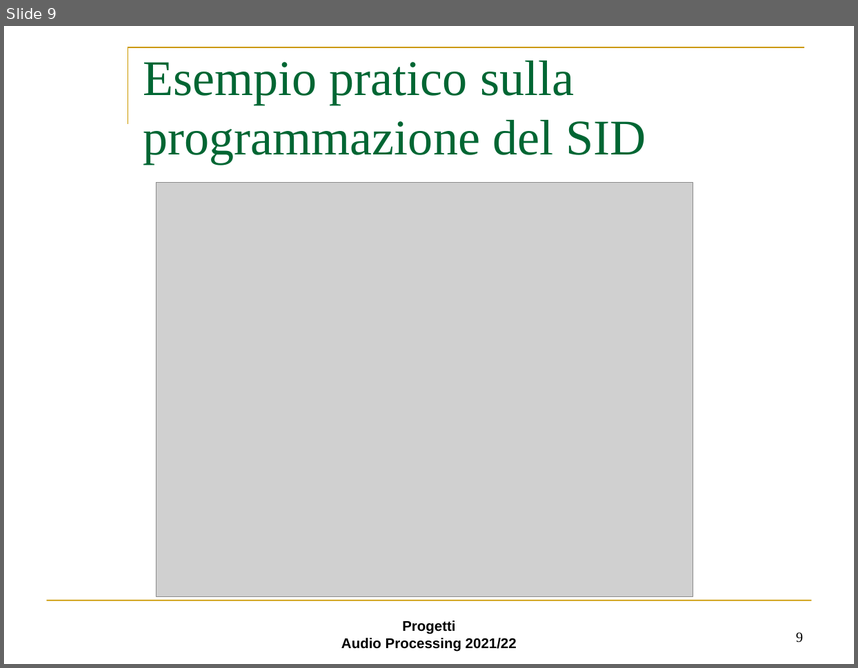
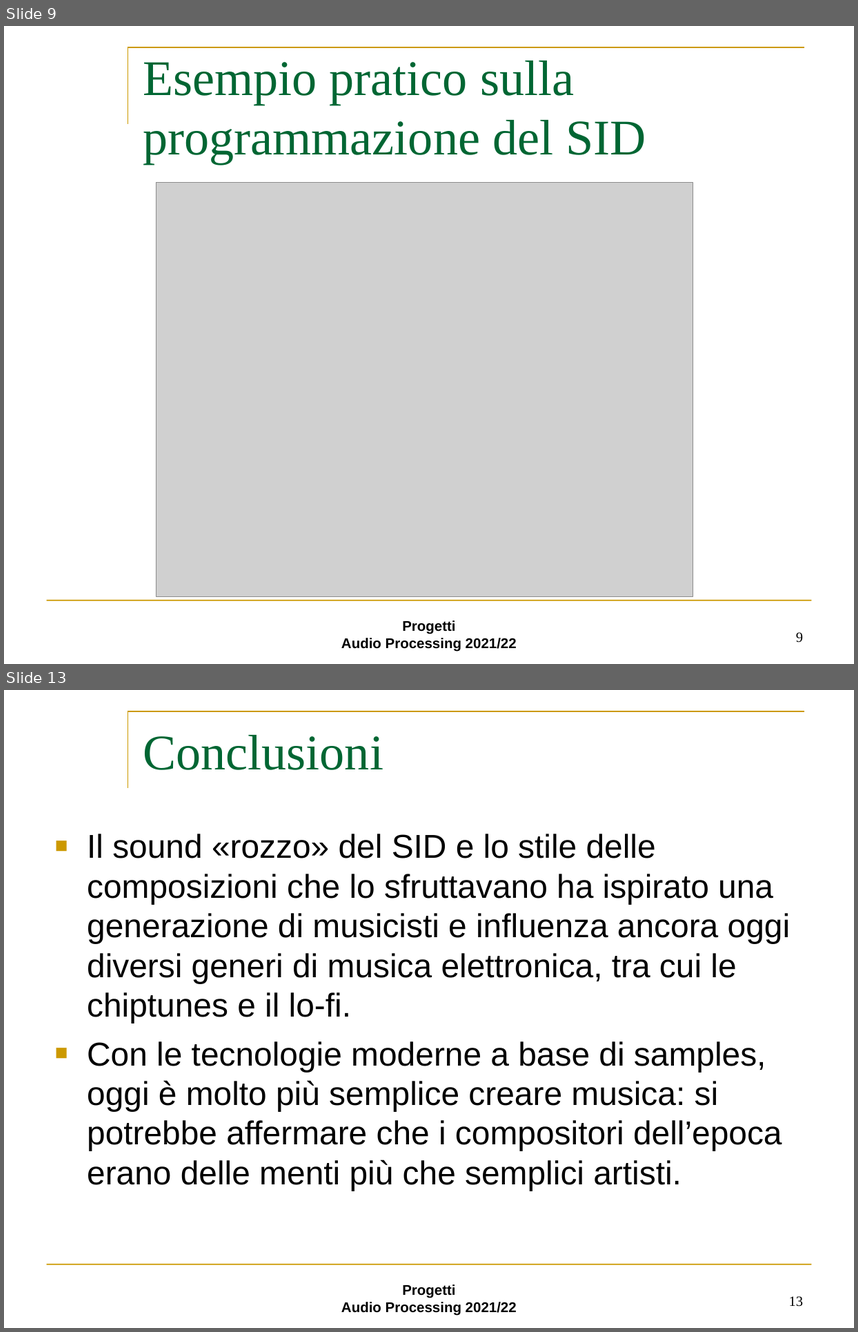
Before and after one commit to Gallo00/Progetto-AUDIO, a slide deck: step3.ppt. Shown one above the other, each under a label of ours: slide 9 before the commit, slides 9 and 13 after it; the slides between them are not shown. The pictures are 858x668 and 858x1332 pixels, drawn with LibreOffice and Linux fonts; fonts in the diff are those of the drawing; grey boxes stand for pictures; background and template pictures are left out. Boxes give left, top, right and bottom in pixels: in the first picture for what was removed or moved away, otherwise in the second. Text is boxed around its words. In the diff, an @@ line names an element or a change of style, - is before the commit and + after.

Commit message:
Aggiornamento step 3, titoli e conclusioni, mancano argomenti teorici e successori sid

```diff
--- a/step3.ppt
+++ b/step3.ppt
@@ slide 13 added at (x1=4, y1=690, x2=854, y2=1328), background #FFFFFF; not listed: 3 template elements that a slide beside it also shows @@
@@ title added at (x1=143, y1=735, x2=383, y2=770), 60 pt, text #006633 @@
+Conclusioni
@@ text added at (x1=87, y1=834, x2=791, y2=1190), 39.8 pt, text #000000 @@
+■ Il sound «rozzo» del SID e lo stile delle composizioni che lo sfruttavano ha ispirato una generazione di musicisti e influenza ancora oggi diversi generi di musica elettronica, tra cui le chiptunes e il lo-fi.
+■ Con le tecnologie moderne a base di samples, oggi è molto più semplice creare musica: si potrebbe affermare che i compositori dell’epoca erano delle menti più che semplici artisti.
@@ page number added at (x1=789, y1=1296, x2=803, y2=1306), 17 pt, text #000000 @@
+13
```
Also in this commit, not shown: 7 slides changed, 2 other slides added, 3 slides removed.
